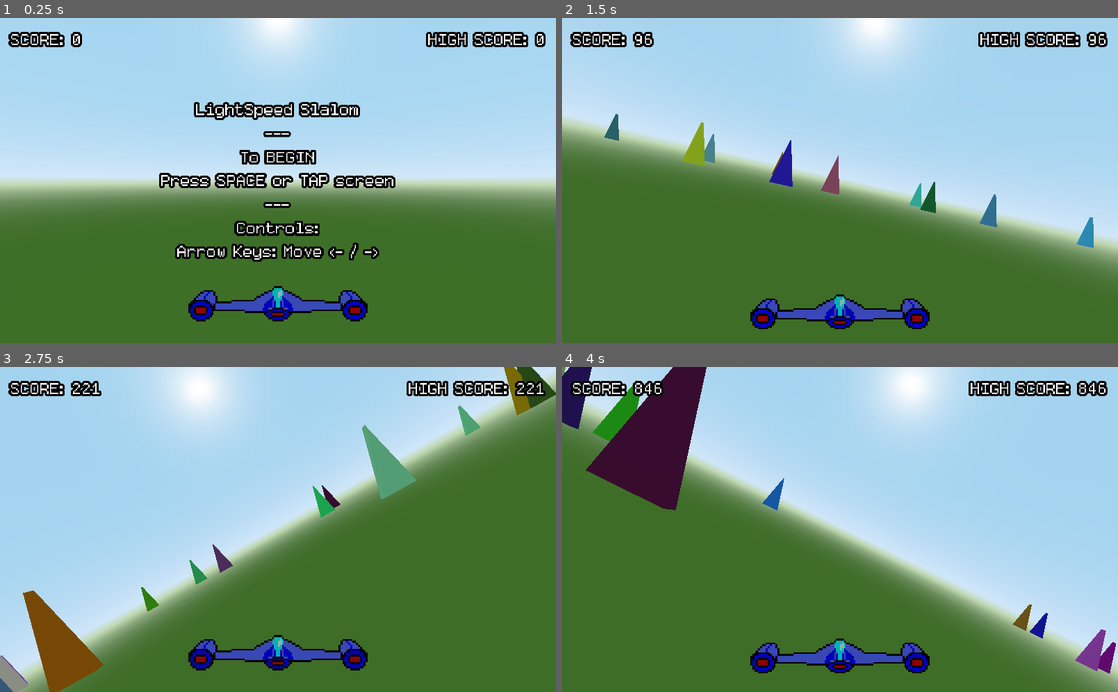
Above: before the commit, frames 1-4 (two rows, left to right).
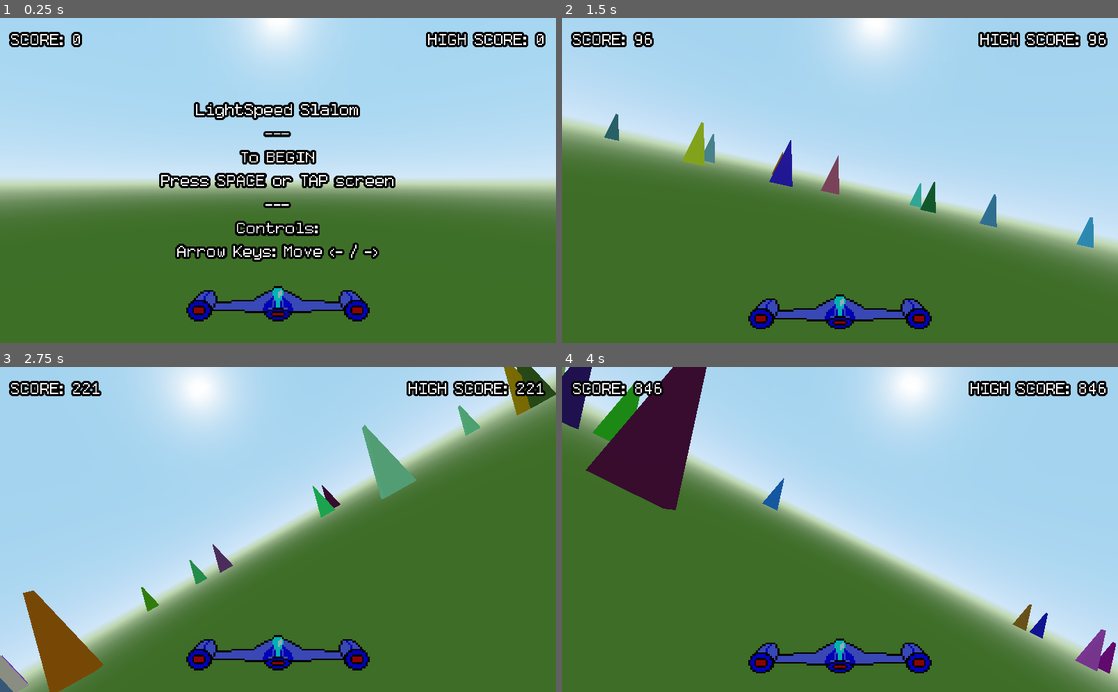
Above: after the commit, the same moments.

Repository: voxibit/godot-slalom
Game: Godot game, scene res://world_map.tscn
Same seed, same stepped clock (60 frames per second), same inputs: the game is played once before the commit and once after it.
Inputs:
- Up to frame 1 (0.25 s): no input
- Up to frame 2 (1.5 s): tap Space (ui_select) at 0.5, 1.35 s; hold Right (ui_right) 0.53-1.28 s; hold Space (ui_select) 0.53-1.28 s; hold Left (ui_left) from 1.28 s (still down)
- Up to frame 3 (2.75 s): tap Space (ui_select) at 1.52, 1.82 s; release Left (ui_left) at 2.03 s; hold Right (ui_right) from 2.03 s (still down); hold Space (ui_select) from 2.03 s (still down)
- Up to frame 4 (4 s): release Space (ui_select) at 2.78 s; tap Space (ui_select) at 2.85, 3.02, 3.32 s; release Right (ui_right) at 3.53 s; hold Left (ui_left) from 3.53 s (still down); hold Space (ui_select) from 3.53 s (still down)

The runs differ from the first frame. In frame 1, 1.0% of the frame differs, in the area x 1-98%, y 4-94%; in frame 2, 0.4%; in frame 3, 0.4%; in frame 4, 0.4%.

Commit message:
Fixed sky tween, tweaked ship image, added start screen

Diff:
--- a/game.gd
+++ b/game.gd
@@ -99,6 +99,7 @@
 	sky.set_ground_bottom_color(obstacles.levels[0].GROUND_BOTTOM_COLOR)
 
 func advance_level(old, new, fade:float):
+	print("___ADVANCE LEVEL___")
 	sky_tween.tween(old.SKY_TOP_COLOR, old.SKY_HORIZON_COLOR,
 					old.GROUND_BOTTOM_COLOR, old.GROUND_HORIZON_COLOR,
 					new.SKY_TOP_COLOR, new.SKY_HORIZON_COLOR,
--- a/obstacles.gd
+++ b/obstacles.gd
@@ -99,6 +99,7 @@
 	game_over = false
 	t = 0
 	level_index = 0
+	_start_next_level_advance = false
 	relative_speed = 1
 	for child in get_children():
 		remove_child(child)
--- a/project.godot
+++ b/project.godot
@@ -21,6 +21,7 @@
 [rendering]
 
 quality/driver/driver_name="GLES2"
+2d/snapping/use_gpu_pixel_snap=true
 vram_compression/import_etc=true
 vram_compression/import_etc2=false
 environment/default_environment="res://default_env.tres"
--- a/sky_tween.gd
+++ b/sky_tween.gd
@@ -1,4 +1,11 @@
 extends Resource
+
+# This script transitions the environment sky from level to level
+# From the docs, recalculating the sky should happen infrequently,
+# as it is expensive. A regular tween caused unacceptable performance.
+# This script tweens at 5 fps (0.2 frames per second) at most.
+# If a transition lasts more than 2 seconds, only 10 frames are
+# calculated, at a lower fps than 5.
 
 const _MAX_FRAMES = 10
 const _SECONDS_PER_FRAME :float = 0.2
@@ -34,6 +41,7 @@
 
 func process(delta:float):
 	if not processing: return
+	#prints("TWEEN", abs_t, t)
 	abs_t += delta
 	if abs_t > duration:
 		_color_sky()
@@ -54,9 +62,11 @@
 	sky.set_ground_horizon_color(lerp(ground_horizon[0], ground_horizon[1], abs_t/duration))
 
 func start():
+	print("START tween")
 	processing = true
 
 func stop():
+	print("      ============ STOP tween")
 	processing = false
 	reset()
 
Binary file changed: ship.png
